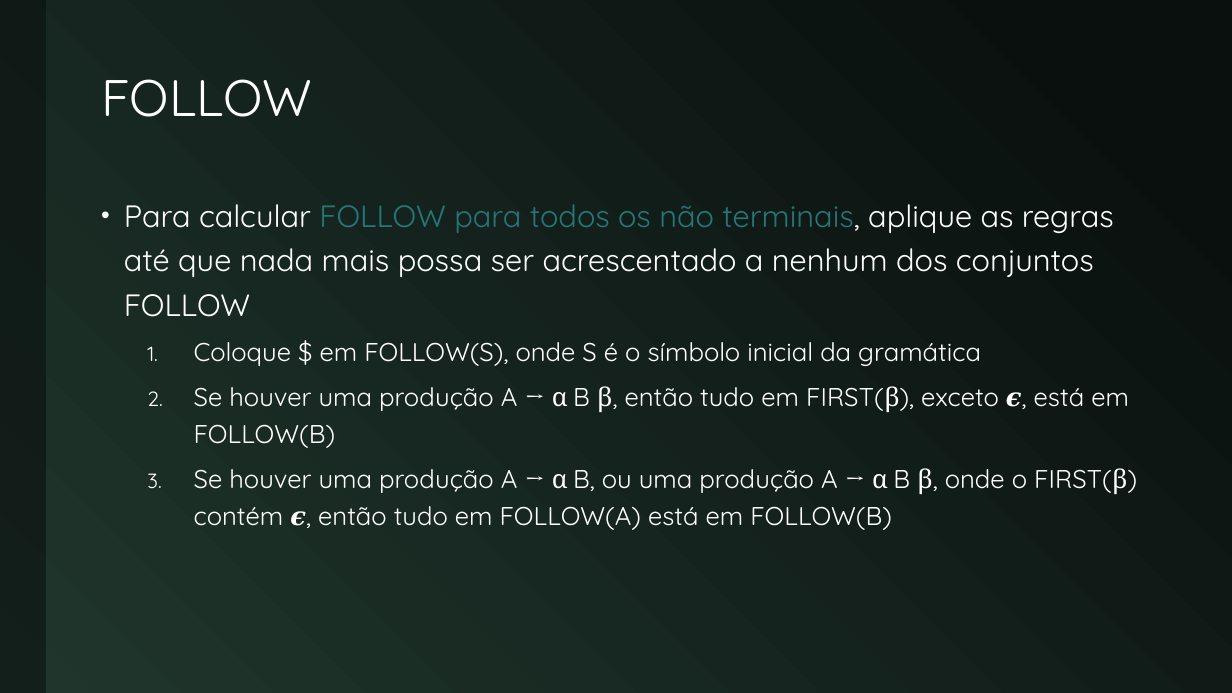
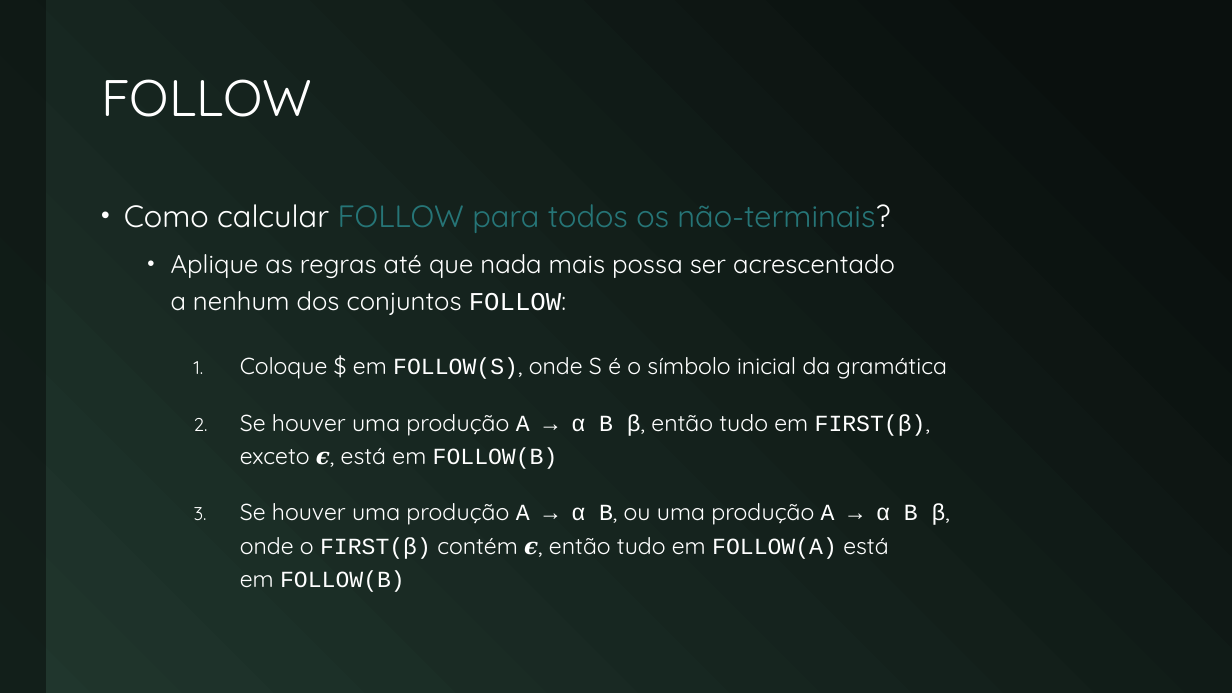
Before and after one commit to JudsonSS/Compiladores, a slide deck: slide 13 of Slides/21. Análise Descendente.pptx (slide 12 before the commit). Drawn at 1232x693 pixels with LibreOffice and Linux fonts; fonts in the diff are those of the drawing. Boxes give left, top, right and bottom in pixels: in the first picture for what was removed or moved away, otherwise in the second. Text is boxed around its words. In the diff, an @@ line names an element or a change of style, - is before the commit and + after.

```diff
--- a/Slides/21. Análise Descendente.pptx
+++ b/Slides/21. Análise Descendente.pptx
@@ text at (124, 204, 895, 315): text changed; size 24 to 20 pt @@
-• Para calcular FOLLOW para todos os não terminais, aplique as regras até que nada mais possa ser acrescentado a nenhum dos conjuntos FOLLOW
+• Como calcular FOLLOW para todos os não-terminais?
+  • Aplique as regras até que nada mais possa ser acrescentado
+    a nenhum dos conjuntos FOLLOW:
@@ text at (240, 357, 950, 592): size 20 to 18 pt in "Coloque $ em FOLLOW(S), onde S é ...", "Se houver uma produção A → α ...", "Se houver uma produção A → α ..."; font Quicksand to Courier New in "FOLLOW(S),", "A B FIRST(β), FOLLOW(B)", "A B, A B FIRST(β) FOLLOW(A) FOLLOW(B)"; font Cambria to Courier New in "→ α β, FIRST(β),", "→ α → α β, FIRST(β)"; list level 2 to 3 in "Coloque $ em FOLLOW(S), onde ..."; list level 2 to 3 in "Se houver uma produção A ..." @@
```
Also in this commit, not shown: 9 other slides changed, 3 slides added, 1 other file.
